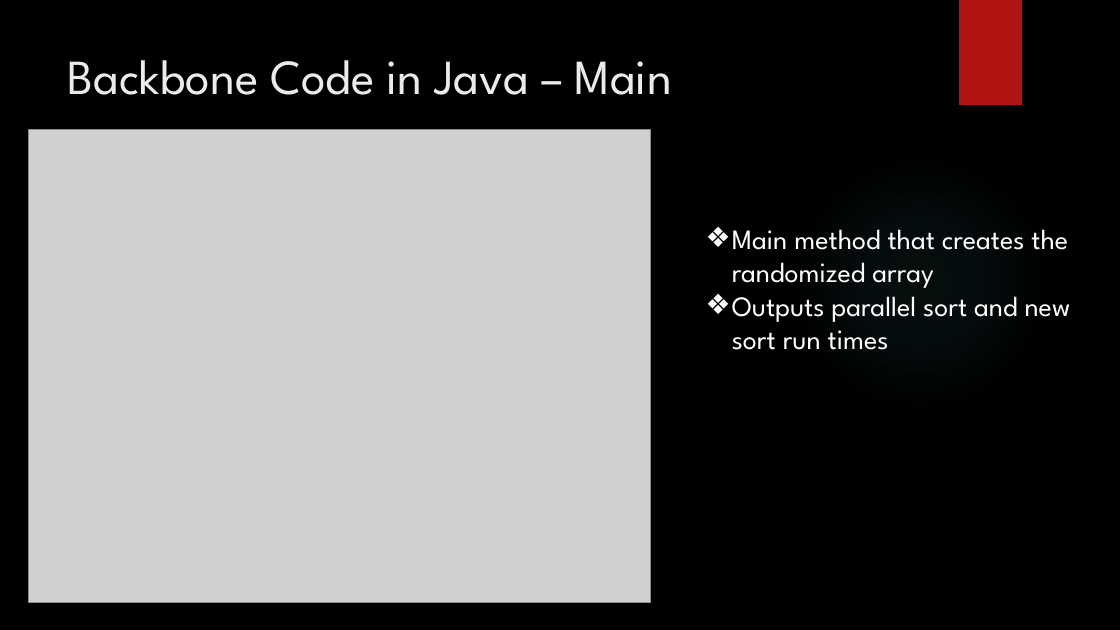
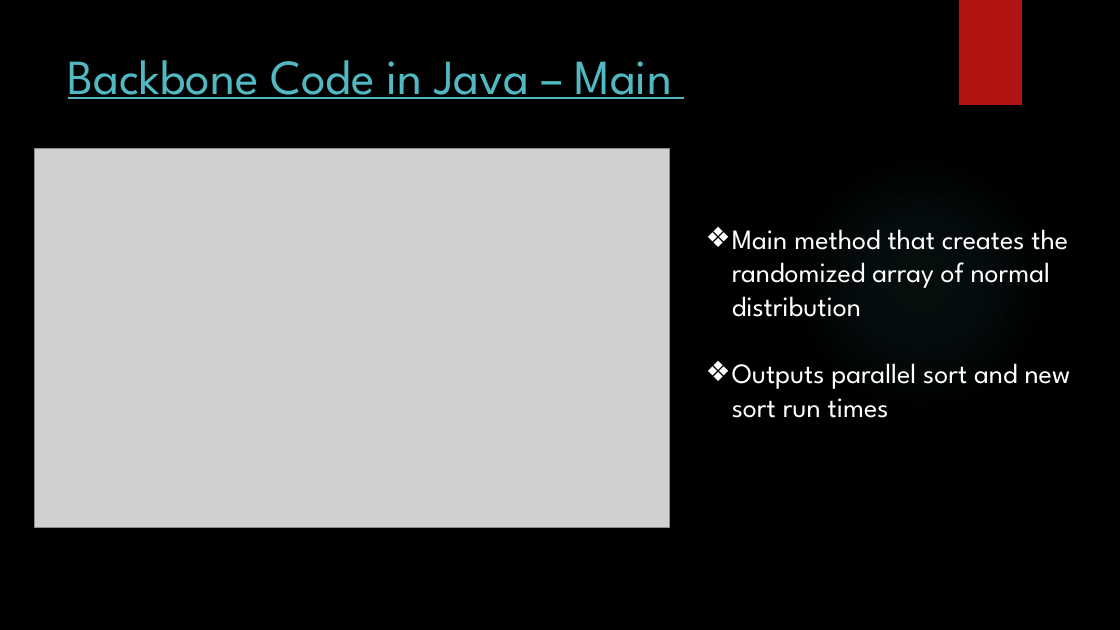
Before and after one commit to SoumyaMishra8/Statistical-Analysis-Sorting-Algorithm, a slide deck: slide 9 of Progress Report for Project 10_13_17.pptx (slide 7 before the commit). Drawn at 1120x630 pixels with LibreOffice and Linux fonts; fonts in the diff are those of the drawing; grey boxes stand for pictures; background and template pictures are left out. Boxes give left, top, right and bottom in pixels: in the first picture for what was removed or moved away, otherwise in the second. Text is boxed around its words. In the diff, an @@ line names an element or a change of style, - is before the commit and + after.

```diff
--- a/Progress Report for Project 10_13_17.pptx
+++ b/Progress Report for Project 10_13_17.pptx
@@ title "Backbone Code in Java – ..." at box(68, 60, 672, 99): text colour #EBEBEB to #50B9C1, underline on @@
@@ picture: place and size @@
-picture at box(29, 129, 651, 603)
+picture at box(34, 148, 670, 528)
@@ text at box(732, 229, 1068, 317): text changed @@
-❖ Main method that creates the randomized array
+❖ Main method that creates the randomized array of normal distribution
```
Also in this commit, not shown: 9 other slides changed, 3 slides added.
